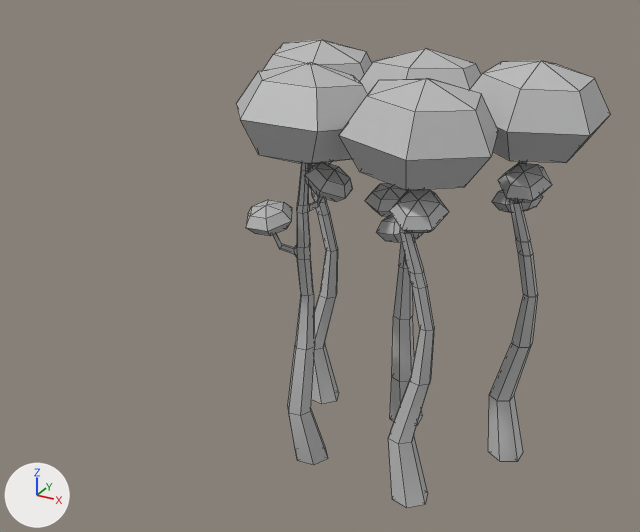
Before and after pictures for a commit that changed the FBX model SengokuExpress/Assets/Art/Meshes/Environmet/TreeWall/env_treewall_mesh_03.fbx.
Rendered twice from a 50 mm camera at (14.18, -19.01, 15.63) aimed at (3.1, 1.14, 5.55). Lighting does not change. The marker at lower left points along +X, +Y and +Z. Mesh edges are drawn as thin lines. Where no turn or scale is listed for an object, it has been applied to the vertices.

The first picture shows 'env_treewall_mesh_03'.
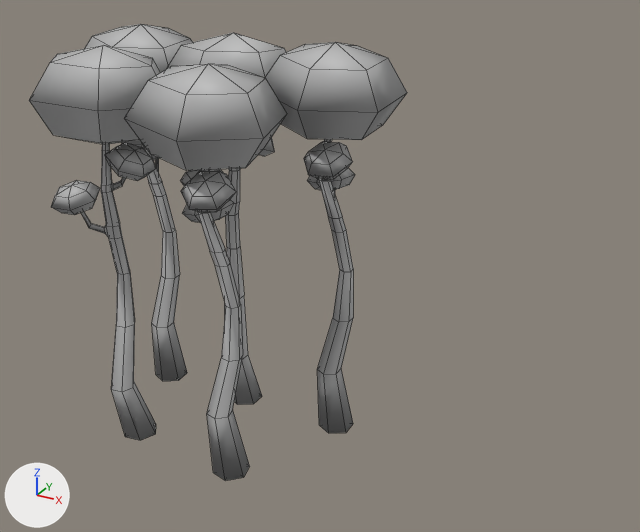
The change, as a list of edits to the scene's bpy script:
```text
Change me_mesh:
    remove me_mesh.from_pydata(...)  # 750 vertices, 826 faces; spans x -5.01..5.01, y -3.69..3.69, z 0.0..11.71
    add me_mesh.from_pydata(...)  # 770 vertices, 850 faces; spans x -5.0..4.95, y -3.6..3.7, z -0.13..11.71
    me_mesh part 1: the loose piece of 20 vertices spanning x 1.17..2.5, y -2.88..-1.62, z 8.23..9.11 is moved by (-0.04, 0.09, -0.13)
    me_mesh part 2: the loose piece of 20 vertices spanning x -3.6..0.37, y -3.33..0.33, z 9.14..11.71 is turned -81.3 degrees about the z axis through its middle, then moved by (3.14, -0.17, -0.13)
    me_mesh part 3: the loose piece of 94 vertices spanning x -2.51..-1.1, y -2.05..-0.83, z 0.0..9.63 is turned -81.3 degrees about the z axis through its middle, then moved by (3.36, -0.03, -0.13)
    me_mesh part 4: the loose piece of 20 vertices spanning x 0.28..1.52, y -1.69..-0.29, z 7.31..8.04 is moved by (-0.06, 0.08, -0.13)
    me_mesh part 5: the loose piece of 20 vertices spanning x -1.69..-0.48, y -2.01..-0.63, z 8.23..9.11 is turned 1.3 degrees about the z axis through its middle, then moved by (-0.13, -0.15, 0.01)
    me_mesh part 6: the loose piece of 20 vertices spanning x -0.34..3.5, y -3.69..0.19, z 9.14..11.71 is turned 83.2 degrees about the z axis through its middle, then moved by (-3.32, 0.09, 0.01)
    me_mesh part 7: the loose piece of 94 vertices spanning x 0.98..2.27, y -2.23..-0.92, z 0.0..9.63 is turned 83.2 degrees about the z axis through its middle, then moved by (-3.53, -0.02, 0.01)
    me_mesh part 8: the loose piece of 20 vertices spanning x -3.16..-1.76, y -2.68..-1.45, z 7.31..8.04 is turned 1.3 degrees about the z axis through its middle, then moved by (-0.11, -0.18, 0.01)
    me_mesh part 9: the loose piece of 20 vertices spanning x -3.4..-2.11, y 0.6..1.87, z 8.23..9.11 is turned -15.1 degrees about the z axis through its middle, then moved by (-0.28, -0.07, 0.01)
    me_mesh part 10: the loose piece of 20 vertices spanning x -5.01..-1.1, y -0.18..3.59, z 9.14..11.71 is turned -15.1 degrees about the z axis through its middle, then moved by (-0.15, -0.01, 0.01)
    me_mesh part 11: the loose piece of 94 vertices spanning x -3.72..-2.36, y 1.26..2.48, z 0.0..9.63 is turned -15.1 degrees about the z axis through its middle, then moved by (-0.11, -0.02, 0.01)
    me_mesh part 12: the loose piece of 20 vertices spanning x -0.91..0.34, y 0.11..1.48, z 7.31..8.04 is turned -121.5 degrees about the z axis through its middle, then moved by (-3.45, 1.77, 0.01)
    me_mesh part 13: the loose piece of 20 vertices spanning x -0.1..1.18, y 1.49..2.76, z 8.23..9.11 is turned -3.7 degrees about the z axis through its middle, then moved by (-0.05, -0.17, 0.01)
    me_mesh part 14: the loose piece of 20 vertices spanning x -1.65..2.0, y -0.28..3.69, z 9.14..11.71 is turned -3.7 degrees about the z axis through its middle, then moved by (-0.08, -0.15, 0.01)
    me_mesh part 15: the loose piece of 94 vertices spanning x -0.45..0.56, y 0.85..2.38, z 0.0..9.63 is turned -3.7 degrees about the z axis through its middle, then moved by (-0.08, -0.14, 0.01)
    me_mesh part 16: the loose piece of 20 vertices spanning x 2.17..3.47, y 1.82..3.2, z 7.31..8.04 is turned 123.2 degrees about the z axis through its middle, then moved by (-3.23, -1.83, 0.01)
    me_mesh part 17: the loose piece of 20 vertices spanning x 2.68..4.09, y 0.48..1.62, z 8.23..9.11 is turned 3.5 degrees about the z axis through its middle, then moved by (-0.06, 0.12, 0.01)
    me_mesh part 18: the loose piece of 20 vertices spanning x 1.53..5.01, y -0.4..3.6, z 9.14..11.71 is turned 3.5 degrees about the z axis through its middle, then moved by (-0.09, 0.11, 0.01)
    me_mesh part 19: the loose piece of 94 vertices spanning x 2.77..3.92, y 1.06..2.55, z 0.0..9.63 is turned 3.5 degrees about the z axis through its middle, then moved by (-0.1, 0.11, 0.01)
    me_mesh part 20: the loose piece of 20 vertices spanning x 2.17..3.47, y 1.82..3.2, z 7.31..8.04 is copied, and the copy is turned 3.5 degrees about the z axis through its middle, then moved by (-0.15, 0.08, 0.01); it spans x 2.04..3.3, y 1.89..3.29, z 7.32..8.05
    me_mesh part 21: the surface is now shaded smooth
Change ob_env_treewall_mesh_03:
    ob_env_treewall_mesh_03.location: (4.89, 1.65, -0.27) -> (0.0, 0.0, -0.01)
```

Boxes (x1, y1, x2, y2) around the edits, measured in the pictures (640 x 532 px; the box of a moved part takes in the faces that stretch with it):
'env_treewall_mesh_03', reshaped, moved: before (237, 39, 611, 508); after (29, 24, 407, 481)
part 1 of me_mesh, moved or reshaped: before (390, 190, 449, 232); after (181, 172, 236, 212)
part 2 of me_mesh, moved or reshaped: before (237, 62, 367, 164); after (124, 63, 287, 170)
part 3 of me_mesh, moved or reshaped: before (273, 163, 328, 465); after (198, 170, 250, 481)
part 4 of me_mesh, moved or reshaped: before (376, 215, 424, 242); after (183, 200, 234, 223)
part 5 of me_mesh, moved or reshaped: before (304, 162, 353, 201); after (105, 143, 156, 181)
part 6 of me_mesh, moved or reshaped: before (339, 78, 498, 190); after (29, 45, 161, 144)
part 7 of me_mesh, moved or reshaped: before (388, 190, 434, 508); after (81, 144, 156, 440)
part 8 of me_mesh, moved or reshaped: before (246, 200, 292, 236); after (51, 181, 100, 215)
part 9 of me_mesh, moved or reshaped: before (309, 161, 332, 166); after (122, 140, 145, 147)
part 10 of me_mesh, moved or reshaped: before (263, 39, 372, 81); after (85, 24, 193, 72)
part 11 of me_mesh, moved or reshaped: before (308, 164, 339, 404); after (142, 147, 187, 381)
part 12 of me_mesh, moved or reshaped: before (365, 183, 407, 216); after (151, 154, 159, 160)
part 13 of me_mesh, moved or reshaped (not visible before): after (258, 137, 275, 156)
part 14 of me_mesh, moved or reshaped: before (360, 48, 482, 94); after (166, 33, 286, 78)
part 15 of me_mesh, moved or reshaped: before (390, 189, 424, 425); after (225, 168, 262, 405)
part 16 of me_mesh, moved or reshaped: before (492, 190, 543, 212); after (181, 169, 223, 186)
part 17 of me_mesh, moved or reshaped: before (498, 163, 552, 202); after (304, 142, 352, 179)
part 18 of me_mesh, moved or reshaped: before (470, 61, 611, 163); after (265, 42, 407, 140)
part 19 of me_mesh, moved or reshaped: before (488, 161, 538, 461); after (317, 139, 353, 433)
part 20 of me_mesh, added: after (307, 168, 355, 190)
